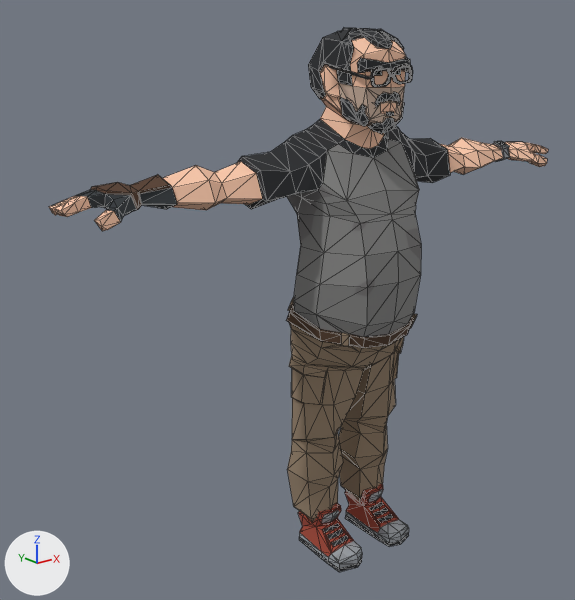
The glTF model assets/models/characters/uncle_doug.glb, before and after one commit.
Before and after are seen from a 50 mm camera at (-1.795, -1.88, 1.729) aimed at (-0.163, 0.16, 0.913). Every picture has the same lights, and +X, +Y and +Z are marked at lower left. The picture after the commit comes second. Mesh edges are drawn as thin lines. Where no turn or scale is listed for an object, it has been applied to the vertices. Vertices at exactly the same position are counted once.

The first picture shows 'SK_Chr_Developer_Male_02'.
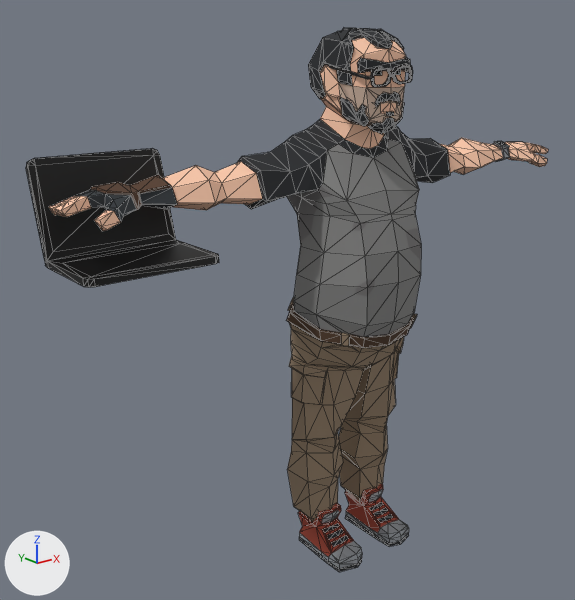
Patch to the scene script:
```diff
--- a/assets/models/characters/uncle_doug.glb.py
+++ b/assets/models/characters/uncle_doug.glb.py
@@ mat_tint @@
+mat_tint = bpy.data.materials.new('tint')
+# nodes: BsdfPrincipled, Mix, OutputMaterial, VertexColor
+# colours: grey #717378, mixed with the vertex colours
@@ me_mesh @@
 # used by ob_sk_chr_developer_male_02; location = (0.0, 0.0, 0.0)
-me_mesh.from_pydata(...)  # 1240 vertices, 2439 faces; spans x -1.02..1.02, y -0.2..0.21, z 0.0..1.8
+me_mesh.from_pydata(...)  # 1287 vertices, 2529 faces; spans x -1.02..1.02, y -0.2..0.24, z 0.0..1.8
+# me_mesh part 1: a new loose piece of 47 vertices spanning x -1.0..-0.6, y -0.1..0.24, z 1.17..1.45, in mat_tint
 me_mesh.materials.append(mat_synty)
+me_mesh.materials.append(mat_tint)
```

Pixel boxes (x1, y1, x2, y2) of what changed, in the pictures (575 x 600 px):
'SK_Chr_Developer_Male_02', reshaped: before (49, 28, 548, 572); after (26, 28, 548, 572)
part 1 of me_mesh, added: after (26, 148, 219, 287)
